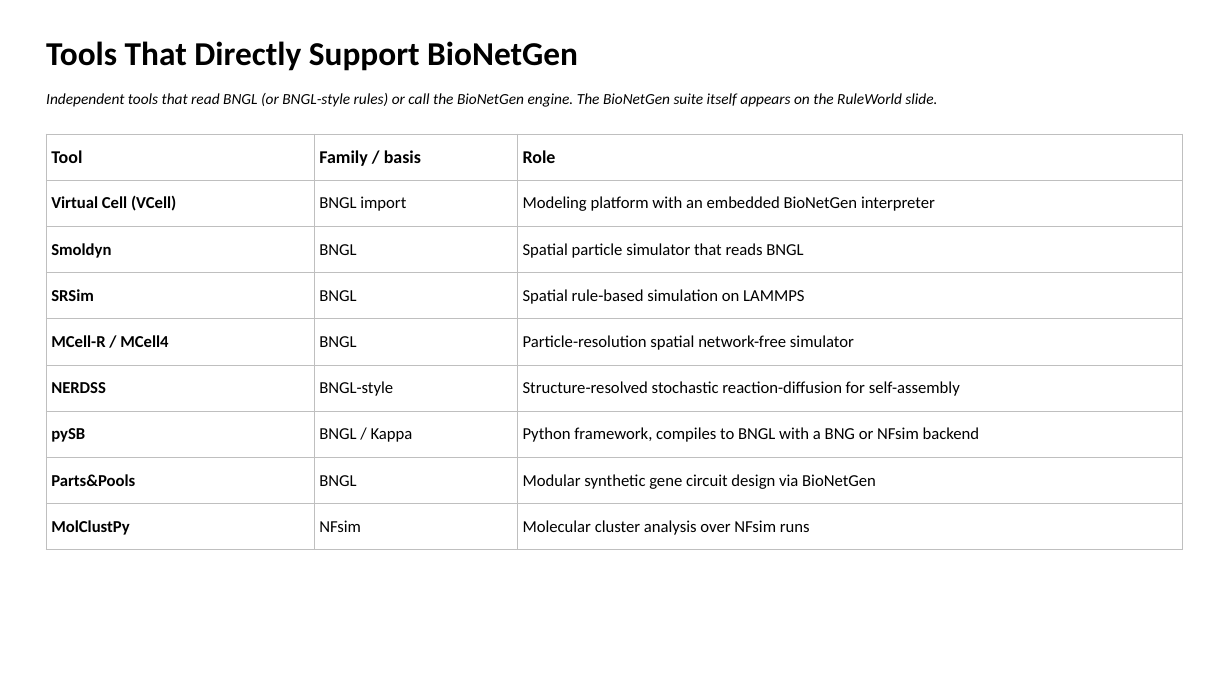
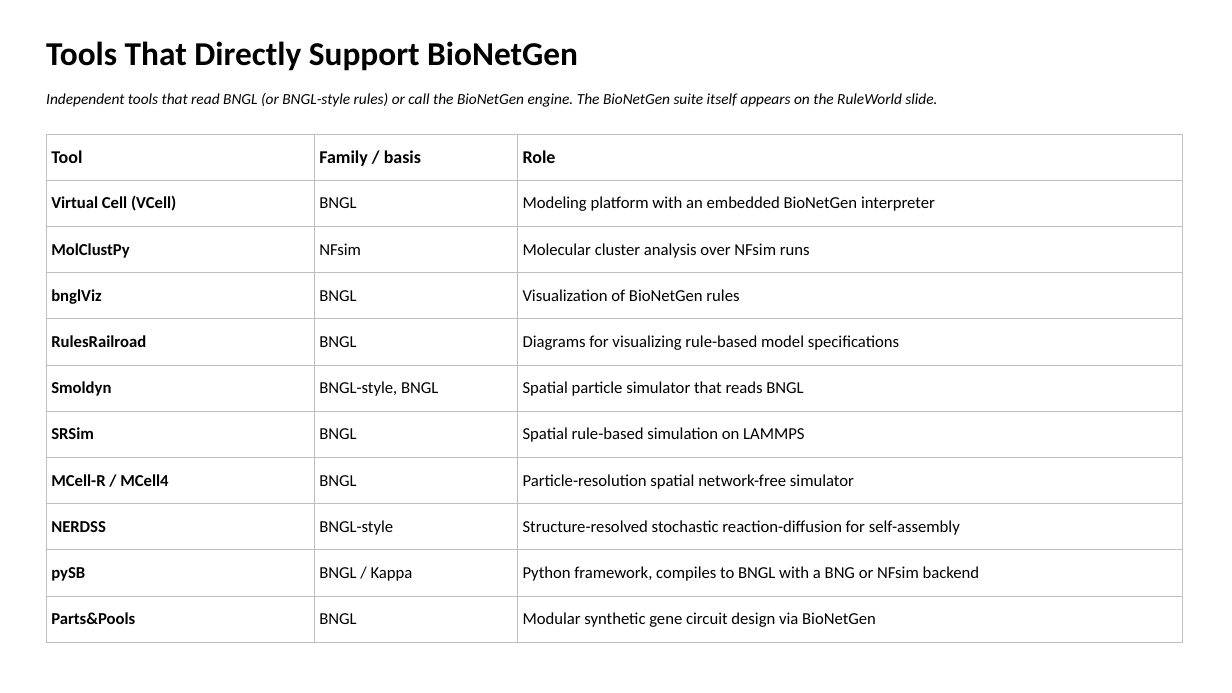
Before and after one commit to RuleWorld/SIAMLS26, a slide deck: slide 1 of slides/rule_based_tools.pptx. Drawn at 1232x693 pixels with LibreOffice and Linux fonts; fonts in the diff are those of the drawing. Boxes give left, top, right and bottom in pixels: in the first picture for what was removed or moved away, otherwise in the second. Text is boxed around its words. In the diff, an @@ line names an element or a change of style, - is before the commit and + after.

```diff
--- a/slides/rule_based_tools.pptx
+++ b/slides/rule_based_tools.pptx
@@ table at box(46, 134, 1183, 642) @@
-row 2: Virtual Cell (VCell) | BNGL import | Modeling platform with an embedded BioNetGen interpreter
-row 3: Smoldyn | BNGL | Spatial particle simulator that reads BNGL
+row 2: Virtual Cell (VCell) | BNGL | Modeling platform with an embedded BioNetGen interpreter
+row 3: MolClustPy | NFsim | Molecular cluster analysis over NFsim runs
+row 4: bnglViz | BNGL | Visualization of BioNetGen rules
+row 5: RulesRailroad | BNGL | Diagrams for visualizing rule-based model specifications
+row 6: Smoldyn | BNGL-style, BNGL | Spatial particle simulator that reads BNGL
-row 9: MolClustPy | NFsim | Molecular cluster analysis over NFsim runs
```
Also in this commit, not shown: 2 other slides changed, 1 other file.
